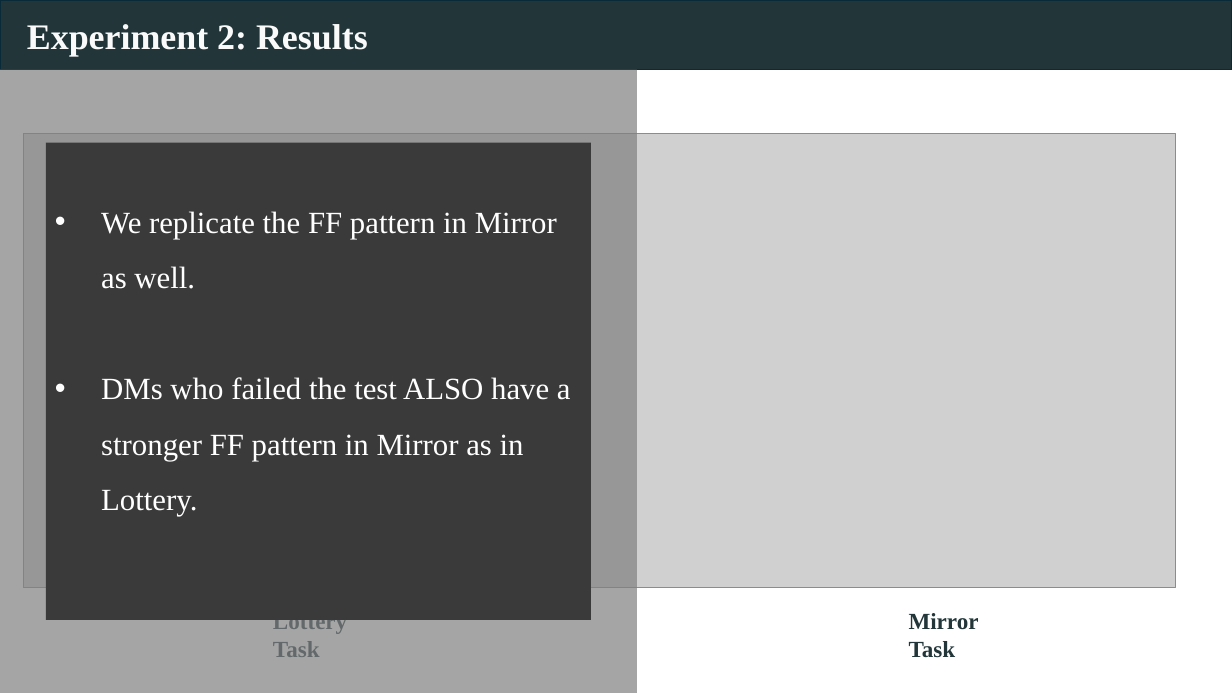
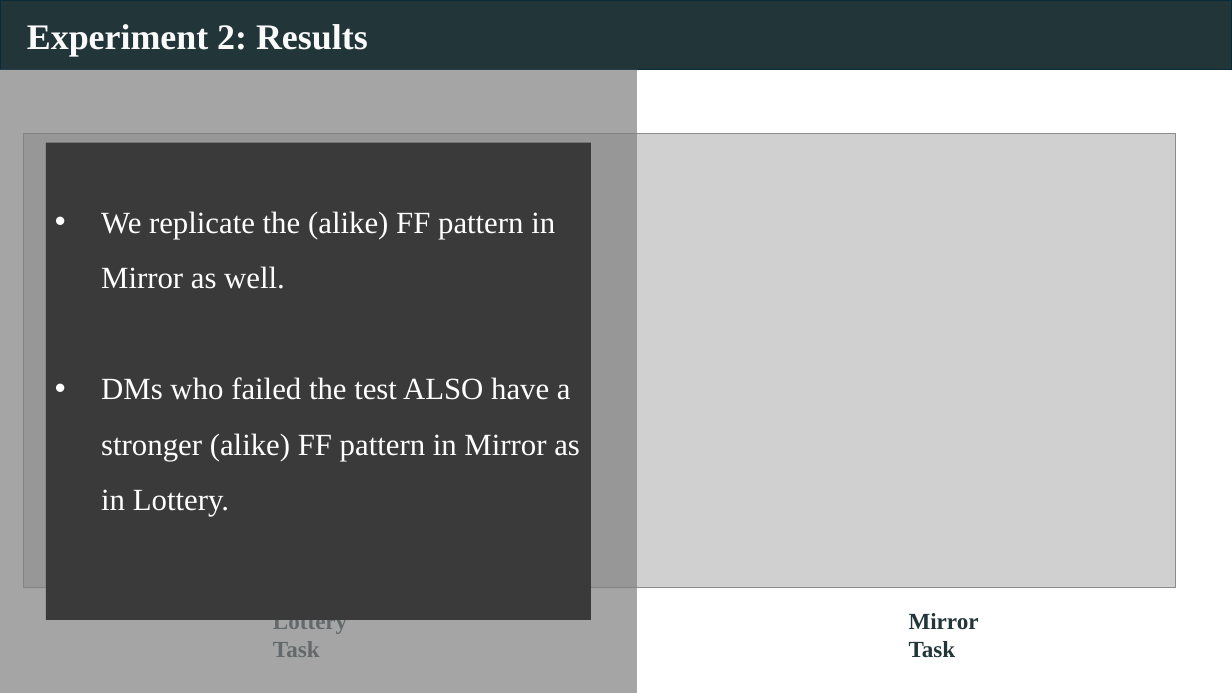
Before and after one commit to Jilong-Wu-Econ/Jilong-Wu-Econ.github.io, a slide deck: slide 18 of bric.pptx (slide 17 before the commit). Drawn at 1232x693 pixels with LibreOffice and Linux fonts; fonts in the diff are those of the drawing; grey boxes stand for pictures. Boxes give left, top, right and bottom in pixels: in the first picture for what was removed or moved away, otherwise in the second. Text is boxed around its words. In the diff, an @@ line names an element or a change of style, - is before the commit and + after.

```diff
--- a/bric.pptx
+++ b/bric.pptx
@@ text in rectangle at [101,211,580,516]: text changed @@
-• We replicate the FF pattern in Mirror as well.
-• DMs who failed the test ALSO have a stronger FF pattern in Mirror as in Lottery.
+• We replicate the (alike) FF pattern in Mirror as well.
+• DMs who failed the test ALSO have a stronger (alike) FF pattern in Mirror as in Lottery.
```
Also in this commit, not shown: 15 other slides changed, 2 slides added.
